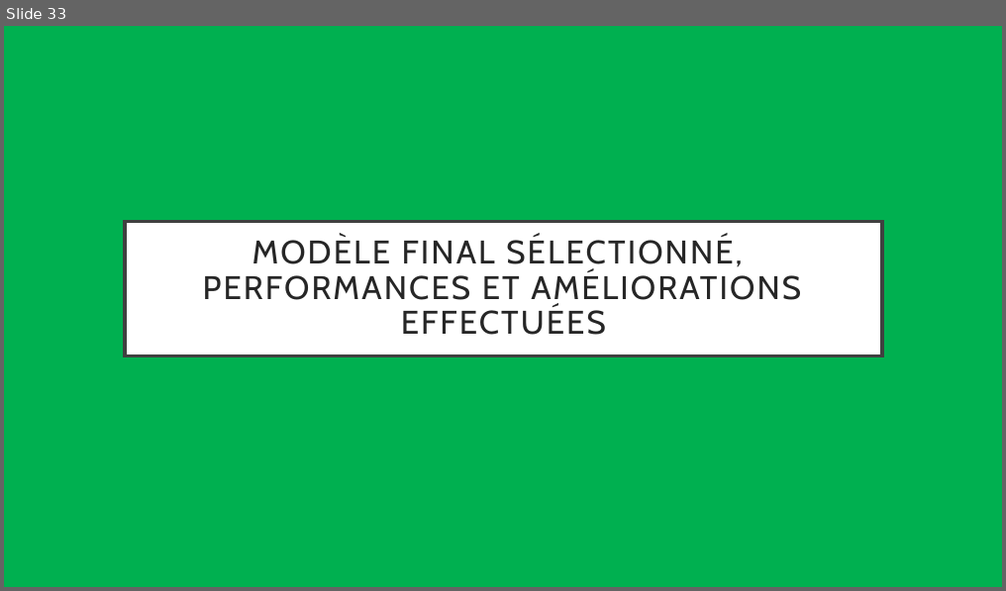
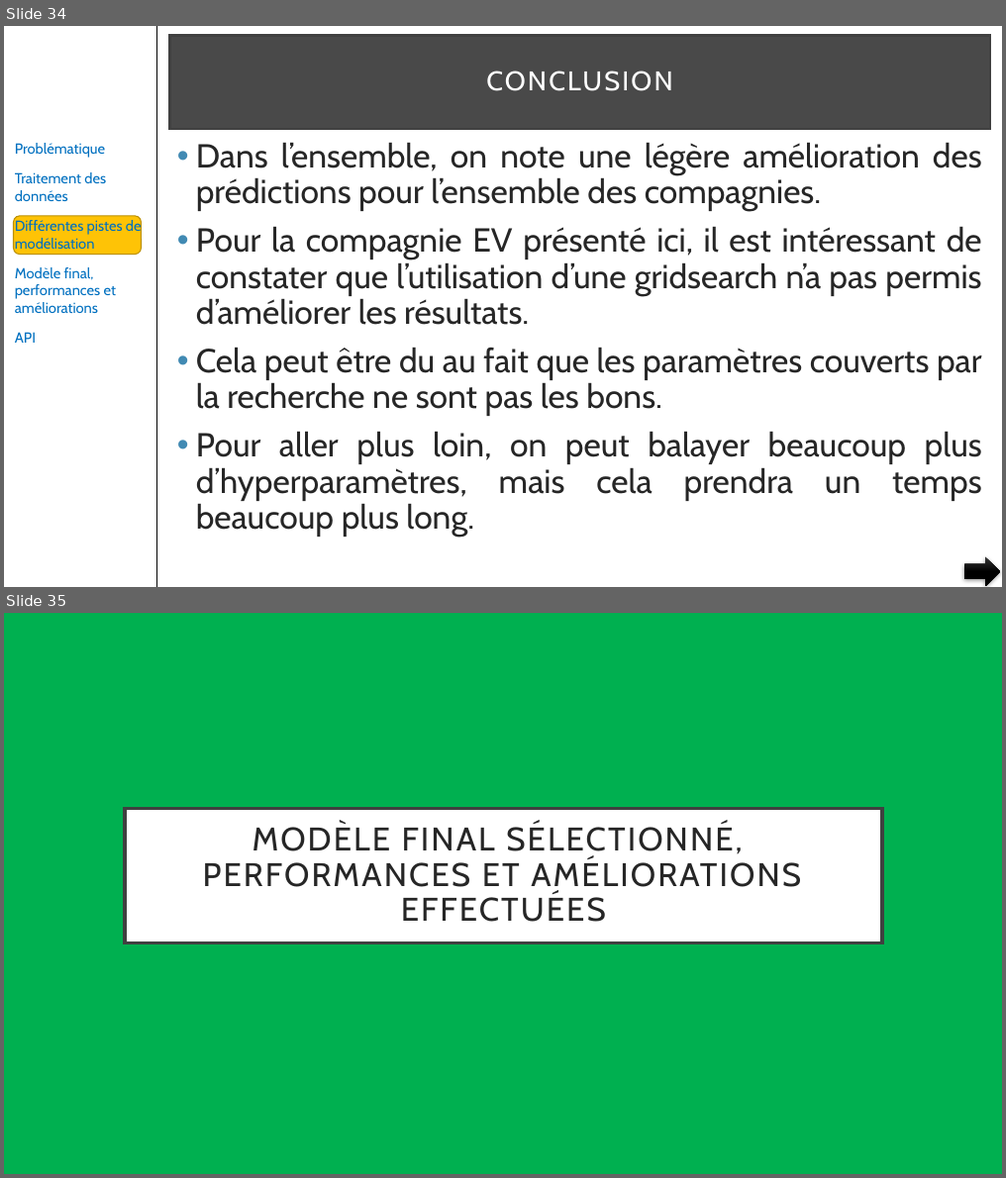
Before and after one commit to pfroide/python, a slide deck: Projet_4/p4.pptx. Shown one above the other, each under a label of ours: slide 33 before the commit, slides 34 and 35 after it. The pictures are 1006x591 and 1006x1178 pixels, drawn with LibreOffice and Linux fonts; fonts in the diff are those of the drawing. Boxes give left, top, right and bottom in pixels: in the first picture for what was removed or moved away, otherwise in the second. Text is boxed around its words. In the diff, an @@ line names an element or a change of style, - is before the commit and + after.

Commit message:
Version finale

```diff
--- a/Projet_4/p4.pptx
+++ b/Projet_4/p4.pptx
@@ slide 34 added at [4,26,1002,587], background #FFFFFF @@
@@ line added from (156, 26) to (156, 587), #000000 1 pt @@
@@ title added at [169,36,990,129], fill #0D0D0D at 75% opacity, outline #404040 2.5 pt, 26 pt, text #FFFFFF @@
+CONCLUSION
@@ text added at [15,143,142,343], 14 pt, text #0070C0 @@
+Problématique
+Traitement des données
+Différentes pistes de modélisation
+Modèle final, performances et améliorations
+API
@@ text added at [196,142,982,537], 32 pt, text #262626 @@
+• Dans l’ensemble, on note une légère amélioration des prédictions pour l’ensemble des compagnies.
+• Pour la compagnie EV présenté ici, il est intéressant de constater que l’utilisation d’une gridsearch n’a pas permis d’améliorer les résultats.
+• Cela peut être du au fait que les paramètres couverts par la recherche ne sont pas les bons.
+• Pour aller plus loin, on peut balayer beaucoup plus d’hyperparamètres, mais cela prendra un temps beaucoup plus long.
@@ rounded rectangle added at [14,216,142,255], fill #FEC306, outline #BC9004 1 pt @@
@@ right arrow added at [965,558,1000,586], fill gradient #393939 to #000000 @@
@@ what was slide 33 is now slide 35 @@
```
Also in this commit, not shown: 28 slides changed, 9 other slides added, 6 slides removed.
